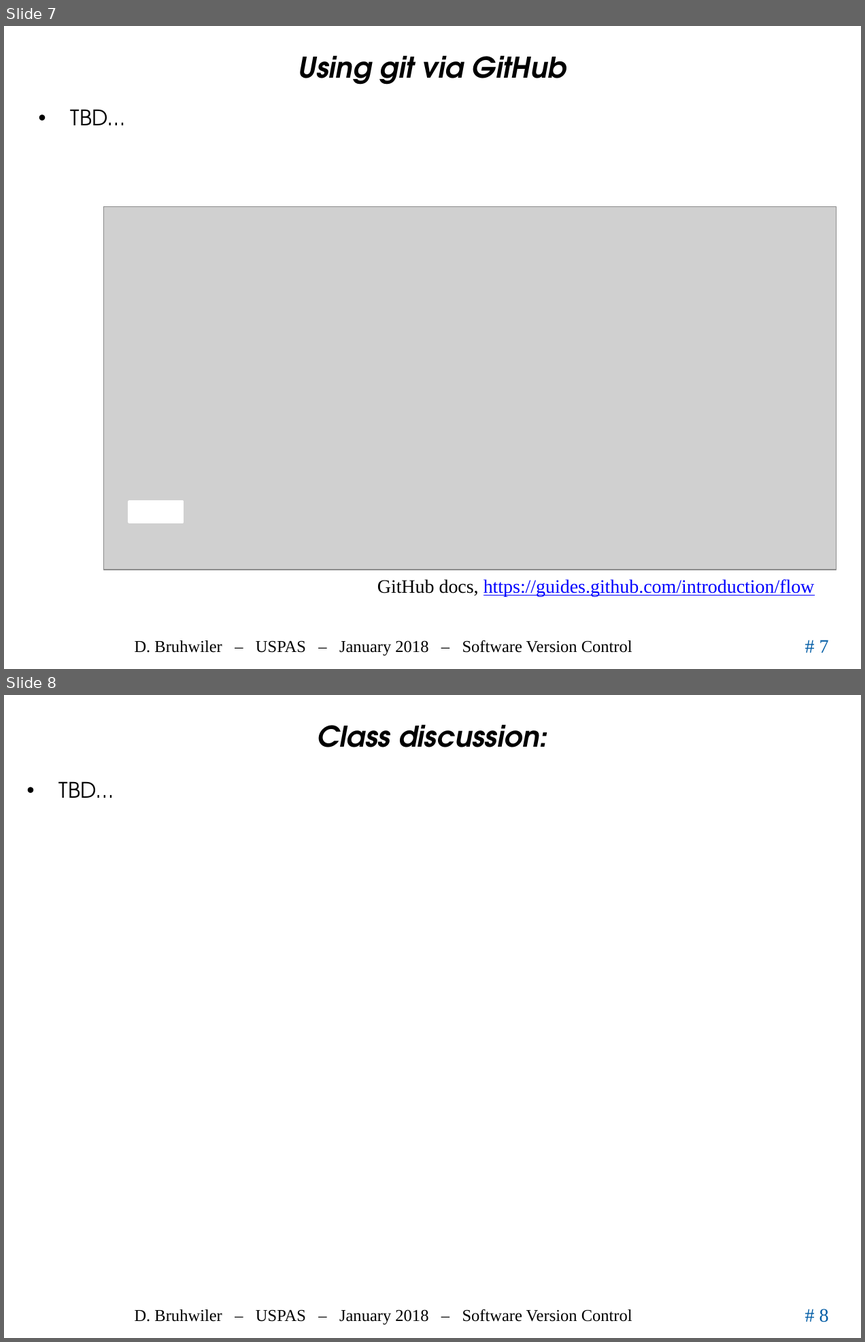
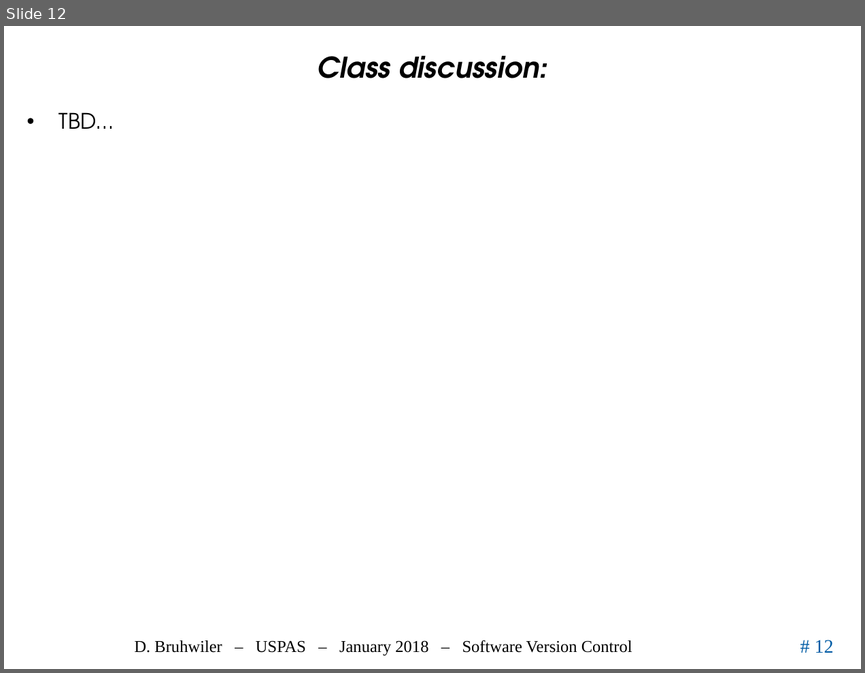
Before and after one commit to uspas/simbeamplasma18, a slide deck: software_version_control/lecture/2018_SoftwareVersionControl_Bruhwiler_USPAS.pptx. Shown one above the other, each under a label of ours: slides 7 and 8 before the commit, slide 12 after it. The pictures are 865x1342 and 865x673 pixels, drawn with LibreOffice and Linux fonts; fonts in the diff are those of the drawing; grey boxes stand for pictures; background and template pictures are left out. Boxes give left, top, right and bottom in pixels: in the first picture for what was removed or moved away, otherwise in the second. Text is boxed around its words. In the diff, an @@ line names an element or a change of style, - is before the commit and + after.

```diff
--- a/software_version_control/lecture/2018_SoftwareVersionControl_Bruhwiler_USPAS.pptx
+++ b/software_version_control/lecture/2018_SoftwareVersionControl_Bruhwiler_USPAS.pptx
@@ slide 7 removed at (x1=4, y1=26, x2=861, y2=669), background #FFFFFF; not listed: 3 template elements that a slide beside it also shows @@
@@ title removed at (x1=298, y1=55, x2=566, y2=84) @@
-Using git via GitHub
@@ text removed at (x1=71, y1=109, x2=126, y2=125) @@
-• TBD…
@@ picture removed at (x1=103, y1=206, x2=836, y2=569) @@
@@ rectangle removed at (x1=129, y1=501, x2=182, y2=522) @@
@@ text removed at (x1=377, y1=579, x2=815, y2=596) @@
-GitHub docs, https://guides.github.com/introduction/flow
@@ what was slide 8 is now slide 12 @@
@@ page number at (x1=815, y1=639, x2=834, y2=652): text changed @@
-# 8
+# 12
```
Also in this commit, not shown: 3 slides changed, 5 slides added.
